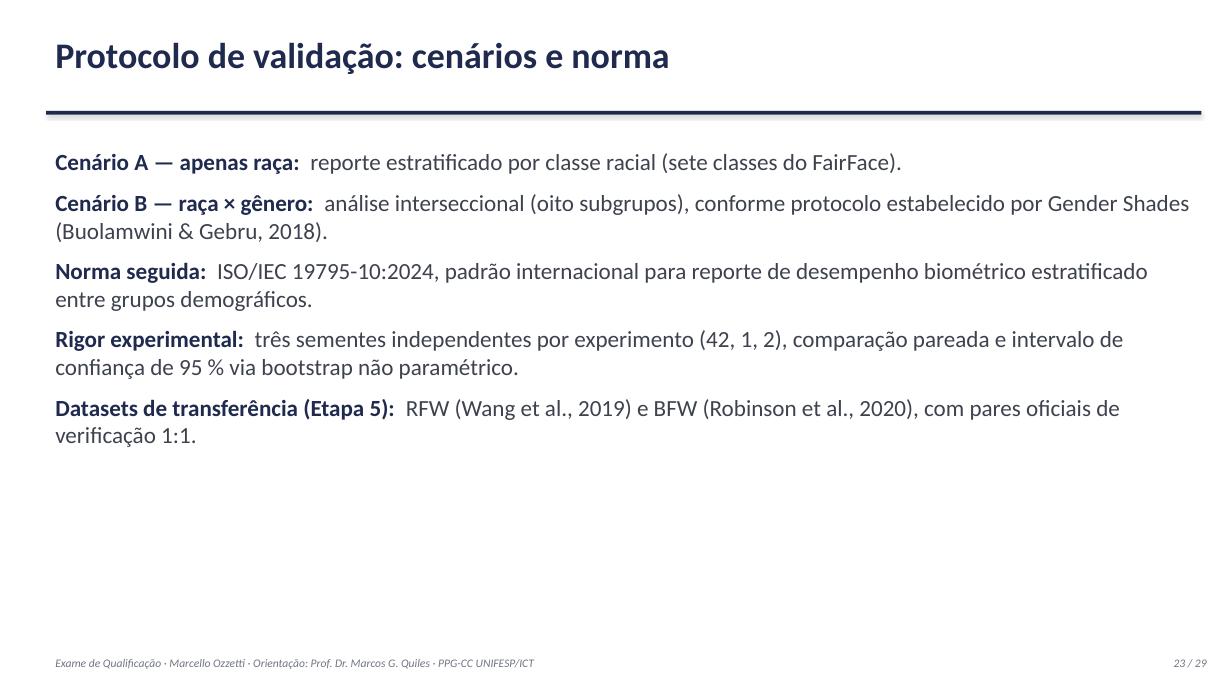
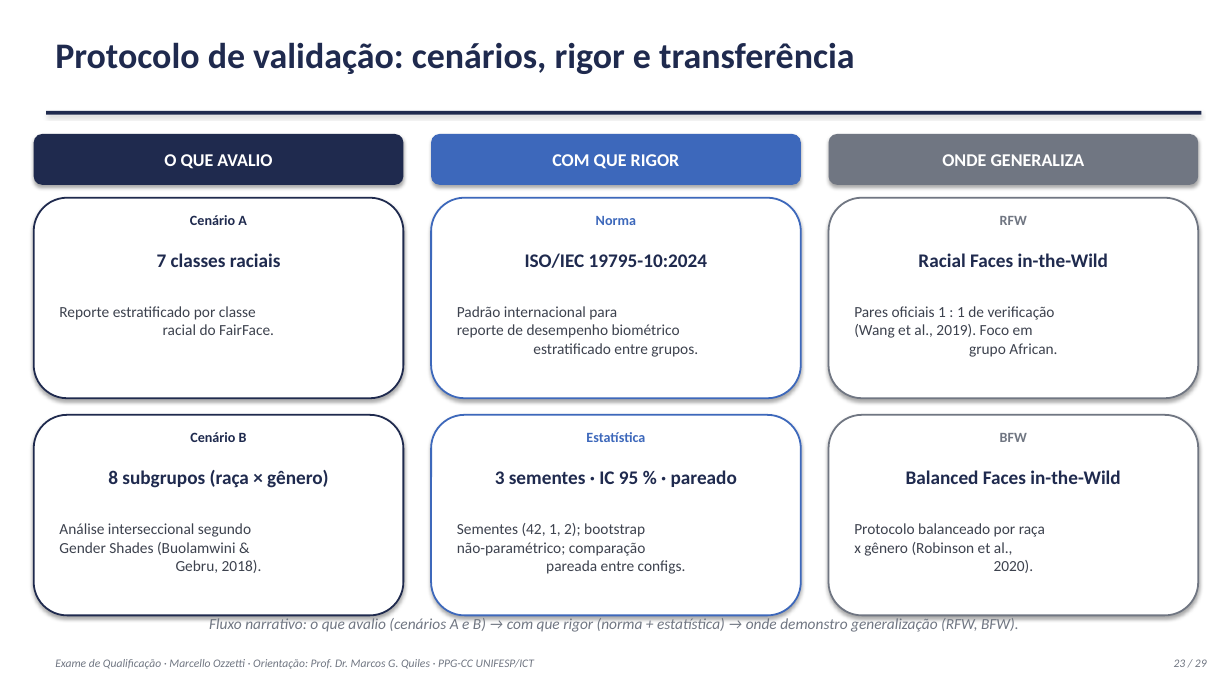
Before and after one commit to marcellozzetti/Facial-Recognition-Models-Mitigating-Bias, a slide deck: slide 23 of docs/ativo/material_qualificacao_2026-10-05.pptx. Drawn at 1232x693 pixels with LibreOffice and Linux fonts; fonts in the diff are those of the drawing. Boxes give left, top, right and bottom in pixels: in the first picture for what was removed or moved away, otherwise in the second. Text is boxed around its words. In the diff, an @@ line names an element or a change of style, - is before the commit and + after.

```diff
--- a/docs/ativo/material_qualificacao_2026-10-05.pptx
+++ b/docs/ativo/material_qualificacao_2026-10-05.pptx
@@ text at bbox=[55, 42, 854, 74]: text changed @@
-Protocolo de validação: cenários e norma
+Protocolo de validação: cenários, rigor e transferência
@@ rounded rectangle added at bbox=[33, 134, 403, 185], fill #1F2A4E, 14 pt, text #FFFFFF, bold @@
+O QUE AVALIO
@@ rounded rectangle added at bbox=[432, 134, 801, 185], fill #3D68BB, 14 pt, text #FFFFFF, bold @@
+COM QUE RIGOR
@@ rounded rectangle added at bbox=[828, 134, 1198, 185], fill #707682, 14 pt, text #FFFFFF, bold @@
+ONDE GENERALIZA
@@ text removed at bbox=[55, 153, 1189, 447] @@
-Cenário A — apenas raça: reporte estratificado por classe racial (sete classes do FairFace).
-Cenário B — raça × gênero: análise interseccional (oito subgrupos), conforme protocolo estabelecido por Gender Shades (Buolamwini & Gebru, 2018).
-Norma seguida: ISO/IEC 19795-10:2024, padrão internacional para reporte de desempenho biométrico estratificado entre grupos demográficos.
-Rigor experimental: três sementes independentes por experimento (42, 1, 2), comparação pareada e intervalo de confiança de 95 % via bootstrap não paramétrico.
-Datasets de transferência (Etapa 5): RFW (Wang et al., 2019) e BFW (Robinson et al., 2020), com pares oficiais de verificação 1:1.
@@ rounded rectangle added at bbox=[33, 198, 403, 398], fill #FFFFFF, outline #1F2A4E 1.4 pt @@
@@ rounded rectangle added at bbox=[432, 198, 801, 398], fill #FFFFFF, outline #3D68BB 1.4 pt @@
@@ rounded rectangle added at bbox=[828, 198, 1198, 398], fill #FFFFFF, outline #707682 1.4 pt @@
@@ text added at bbox=[190, 215, 247, 225], 11 pt, text #1F2A4E, bold @@
+Cenário A
@@ text added at bbox=[596, 216, 636, 225], 11 pt, text #3D68BB, bold @@
+Norma
@@ text added at bbox=[1000, 216, 1027, 225], 11 pt, text #707682, bold @@
+RFW
@@ text added at bbox=[157, 253, 281, 267], 15 pt, text #1F2A4E, bold @@
+7 classes raciais
@@ text added at bbox=[525, 253, 707, 268], 15 pt, text #1F2A4E, bold @@
+ISO/IEC 19795-10:2024
@@ text added at bbox=[918, 253, 1108, 267], 15 pt, text #1F2A4E, bold @@
+Racial Faces in-the-Wild
@@ text added at bbox=[59, 306, 274, 335], 12 pt, text #3D424E @@
+Reporte estratificado por classe
+racial do FairFace.
@@ text added at bbox=[457, 306, 698, 357], 12 pt, text #3D424E @@
+Padrão internacional para
+reporte de desempenho biométrico
+estratificado entre grupos.
@@ text added at bbox=[854, 306, 1057, 357], 12 pt, text #3D424E @@
+Pares oficiais 1 : 1 de verificação
+(Wang et al., 2019). Foco em
+grupo African.
@@ rounded rectangle added at bbox=[33, 415, 403, 616], fill #FFFFFF, outline #1F2A4E 1.4 pt @@
@@ rounded rectangle added at bbox=[432, 415, 801, 616], fill #FFFFFF, outline #3D68BB 1.4 pt @@
@@ rounded rectangle added at bbox=[828, 415, 1198, 616], fill #FFFFFF, outline #707682 1.4 pt @@
@@ text added at bbox=[190, 432, 247, 442], 11 pt, text #1F2A4E, bold @@
+Cenário B
@@ text added at bbox=[586, 432, 645, 442], 11 pt, text #3D68BB, bold @@
+Estatística
@@ text added at bbox=[1000, 433, 1027, 442], 11 pt, text #707682, bold @@
+BFW
@@ text added at bbox=[108, 470, 328, 488], 15 pt, text #1F2A4E, bold @@
+8 subgrupos (raça × gênero)
@@ text added at bbox=[495, 470, 737, 487], 15 pt, text #1F2A4E, bold @@
+3 sementes · IC 95 % · pareado
@@ text added at bbox=[906, 470, 1120, 484], 15 pt, text #1F2A4E, bold @@
+Balanced Faces in-the-Wild
@@ text added at bbox=[59, 523, 262, 573], 12 pt, text #3D424E @@
+Análise interseccional segundo
+Gender Shades (Buolamwini &
+Gebru, 2018).
@@ text added at bbox=[457, 523, 686, 574], 12 pt, text #3D424E @@
+Sementes (42, 1, 2); bootstrap
+não-paramétrico; comparação
+pareada entre configs.
@@ text added at bbox=[854, 523, 1045, 573], 12 pt, text #3D424E @@
+Protocolo balanceado por raça
+x gênero (Robinson et al.,
+2020).
@@ text added at bbox=[209, 616, 1019, 632], 12 pt, text #707682, italic @@
+Fluxo narrativo: o que avalio (cenários A e B) → com que rigor (norma + estatística) → onde demonstro generalização (RFW, BFW).
```
Also in this commit, not shown: 1 slide added, 1 slide removed, 1 other file.
